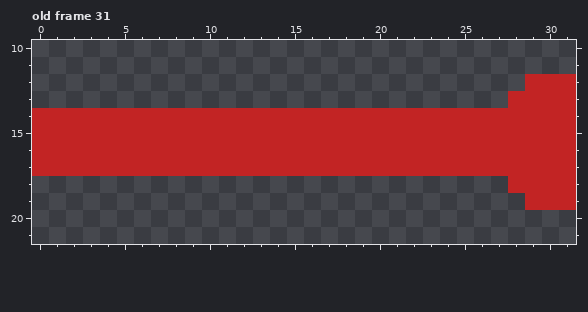
Two states of a pixel-art file, SnatchIt/Assets/Sprites/LevelDesign/Sprites/laser.aseprite. Above, as it was before the edit.
32x32 pixels, 31 frames. Shown: old frame 31: x 0..31, y 10..21. The commit also changed other frames, which this record leaves out.
Now the later version:
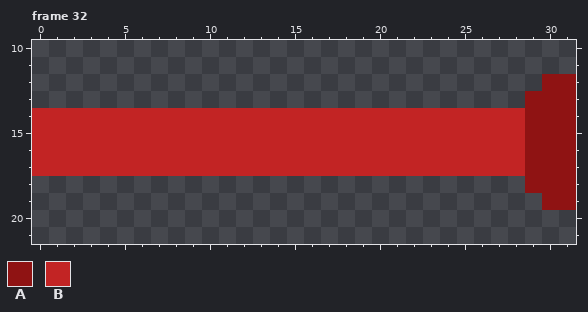
Palette (. is transparent): A #8f1313  B #c22424
A new or re-ordered frame is compared with the old frame closest to it.
The edit:
frames 31 -> 32
--- frame 32 is new; against old frame 31
@@ x 26..31 @@
 11 ......
-12 ...BBB
-13 ..BBBB
-14 BBBBBB
-15 BBBBBB
-16 BBBBBB
-17 BBBBBB
-18 ..BBBB
-19 ...BBB
+12 ....AA
+13 ...AAA
+14 BBBAAA
+15 BBBAAA
+16 BBBAAA
+17 BBBAAA
+18 ...AAA
+19 ....AA
 20 ......
Boxes around the changes in both pictures, in picture pixels (x1, y1, x2, y2):
changed: (508, 74, 576, 210)
